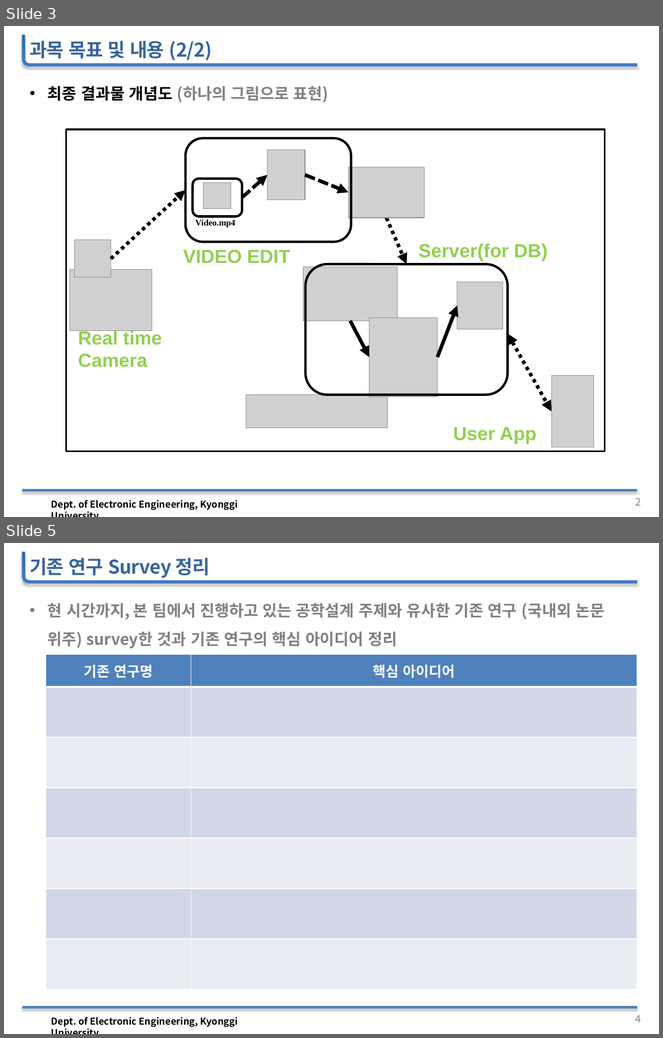
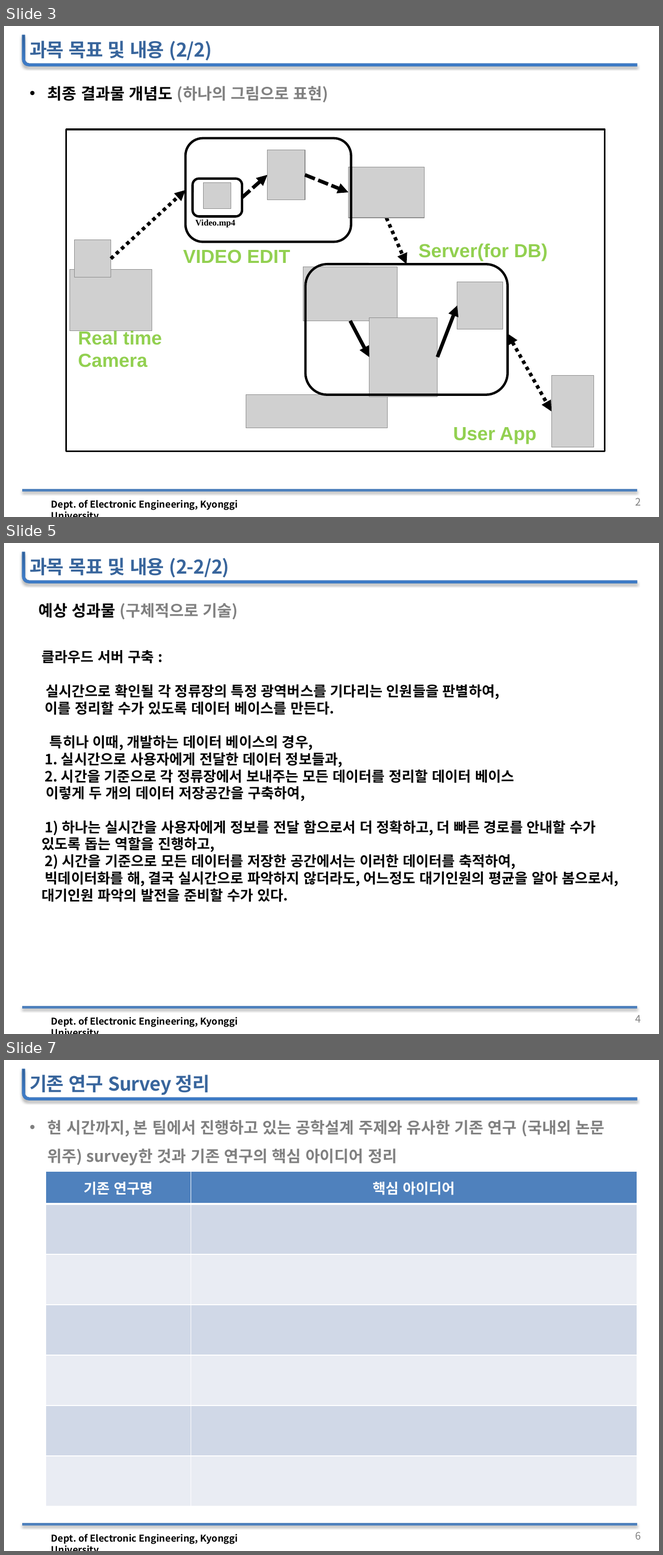
Before and after one commit to woojin1027/THE-FACO, a slide deck: 공학설계 자료/공학설계_중간보고_발표자료(양식).pptx. Shown one above the other, each under a label of ours: slides 3 and 5 before the commit, slides 3, 5 and 7 after it; the slides between them are not shown. The pictures are 663x1038 and 663x1555 pixels, drawn with LibreOffice and Linux fonts; fonts in the diff are those of the drawing; grey boxes stand for pictures; background and template pictures are left out. Boxes give left, top, right and bottom in pixels: in the first picture for what was removed or moved away, otherwise in the second. Text is boxed around its words. In the diff, an @@ line names an element or a change of style, - is before the commit and + after.

```diff
--- a/공학설계 자료/공학설계_중간보고_발표자료(양식).pptx
+++ b/공학설계 자료/공학설계_중간보고_발표자료(양식).pptx
@@ slide 5 added at bbox=[4, 543, 659, 1034], background #FFFFFF; not listed: 4 template elements that a slide beside it also shows @@
@@ text added at bbox=[29, 558, 230, 577], 24 pt, text #38659C, bold @@
+과목 목표 및 내용 (2-2/2)
@@ text added at bbox=[38, 603, 237, 619], 20 pt, text #808080, bold @@
+예상 성과물 (구체적으로 기술)
@@ text added at bbox=[42, 650, 619, 902], 18 pt, text #000000, bold @@
+클라우드 서버 구축 :
+실시간으로 확인될 각 정류장의 특정 광역버스를 기다리는 인원들을 판별하여,
+이를 정리할 수가 있도록 데이터 베이스를 만든다.
+특히나 이때, 개발하는 데이터 베이스의 경우,
+1. 실시간으로 사용자에게 전달한 데이터 정보들과,
+2. 시간을 기준으로 각 정류장에서 보내주는 모든 데이터를 정리할 데이터 베이스
+이렇게 두 개의 데이터 저장공간을 구축하여,
+1) 하나는 실시간을 사용자에게 정보를 전달 함으로서 더 정확하고, 더 빠른 경로를 안내할 수가 있도록 돕는 역할을 진행하고,
+2) 시간을 기준으로 모든 데이터를 저장한 공간에서는 이러한 데이터를 축적하여,
+빅데이터화를 해, 결국 실시간으로 파악하지 않더라도, 어느정도 대기인원의 평균을 알아 봄으로서, 대기인원 파악의 발전을 준비할 수가 있다.
@@ what was slide 5 is now slide 7 @@
@@ page number at bbox=[635, 1532, 641, 1540]: text changed @@
-4
+6
```
Also in this commit, not shown: 4 slides changed, 1 other slide added, 1 other file.
